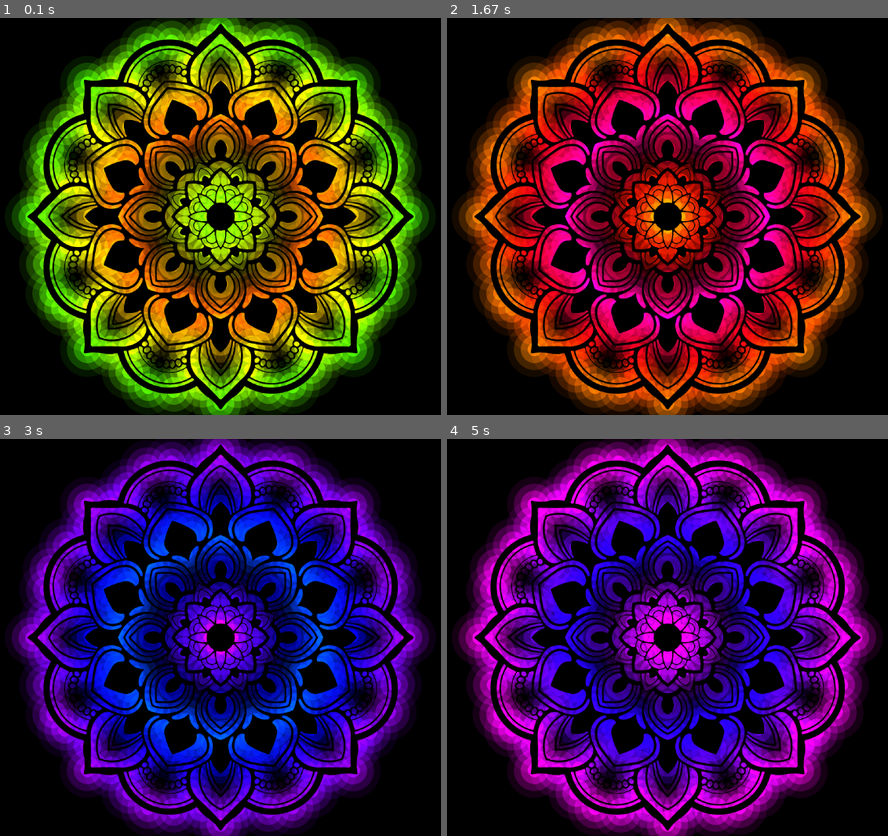
Above: before the commit, frames 1-4 (two rows, left to right).
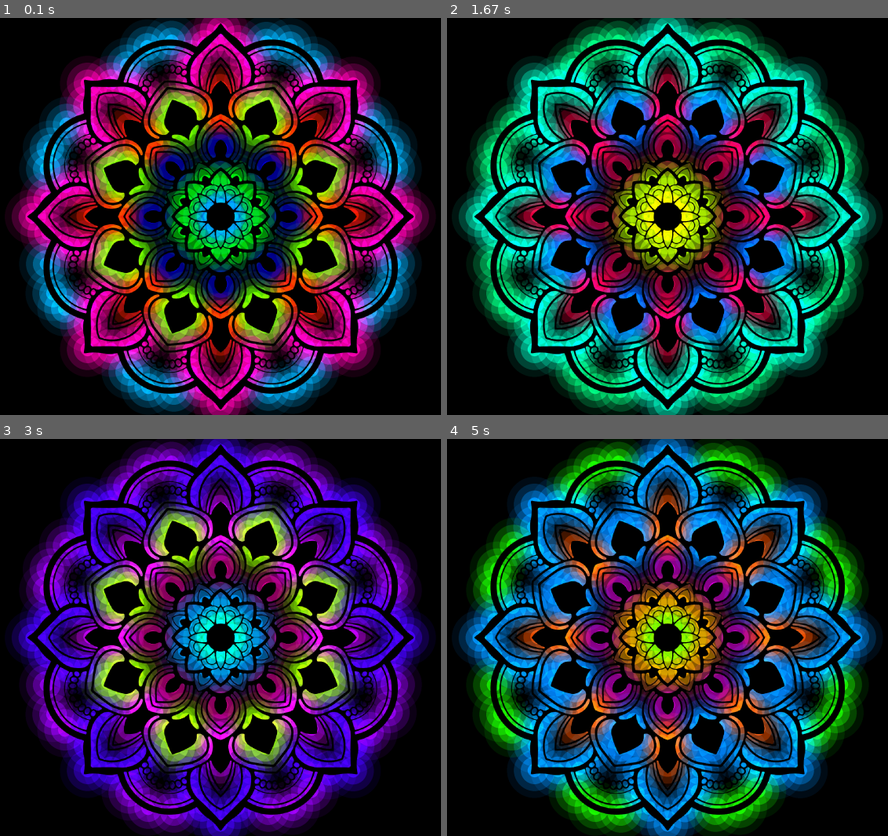
Above: after the commit, the same moments.

Repository: Tonnanto/hot-mandala
Game: pygame game, started from run.py
Two runs of this game, one before a commit and one after it. Both use one fixed random seed, a clock stepped at 60 frames per second and the inputs below.
Inputs (mouse positions are in pixels of both pictures, inside the frame that each line leads up to):
- Up to frame 1 (0.1 s): no input
- Up to frame 2 (1.67 s): no input
- Up to frame 3 (3 s): click (189, 740) at 2.88 s
- Up to frame 4 (5 s): click (645, 570) at 3.22 s; click (566, 554) at 3.55 s; click (852, 601) at 3.88 s; click (887, 629) at 4.22 s; click (817, 566) at 4.55 s; click (460, 562) at 4.88 s

The runs differ from the first frame. In frame 1, 51% of the frame differs, in the area x 2-98%, y 0-100%; in frame 2, 47%; in frame 3, 30%; in frame 4, 50%.

Commit message:
leaves mode

Diff:
--- a/controller.py
+++ b/controller.py
@@ -13,7 +13,7 @@
         while self.mode is not None:
             if (time.time() > self.last_refresh + (1 / self.mode.refresh_rate())):
                 self.last_refresh = time.time()
-                led_colors = self.mode.tick(self.mandala.leds)
+                led_colors = self.mode.tick(self.mandala)
                 self.display.show(led_colors)
                 yield
 
--- a/display.py
+++ b/display.py
@@ -1,9 +1,5 @@
 
 class Display:
-    def get_leds(self) -> list:
-        """Return a list of coord-tuples for each led."""
-        pass
-
     def show(self, colors):
         """Take a list of color values for all leds and display them."""
         pass
--- a/modes/color_mode.py
+++ b/modes/color_mode.py
@@ -7,8 +7,8 @@
         self.color = color
         super().__init__()
 
-    def tick(self, leds):
-        return list(map(lambda x: self.color, leds))
+    def tick(self, mandala):
+        return list(map(lambda x: self.color, mandala.leds))
 
     def refresh_rate(self):
         return 20
--- a/modes/leaves_mode.py
+++ b/modes/leaves_mode.py
@@ -1,11 +1,25 @@
 
+import random
+import numpy as np
 from modes.mode import Mode
+from util import rgb_from_hue
 
 
 class LeavesMode(Mode):
 
-    def __init__(self, ):
+    def __init__(self, mandala):
+        self.layer_colors = list(map(lambda x: random.random(), mandala.layers))
+        self.progress = 0
+        self.animation_speed = 0.005
         super().__init__()
 
-    def tick(self, leds):
-        return list(map(lambda x: self.color, leds))
+    def tick(self, mandala):
+        self.progress = (self.progress + self.animation_speed) % 1
+
+        colors = np.zeros((mandala.led_count, 3))
+        for index, layer in enumerate(mandala.layers):
+            layer_hue = self.layer_colors[index]
+            layer_hue = layer_hue + abs((self.progress + index / 5) % 1 - 0.5)
+            for led in layer:
+                colors[led] = rgb_from_hue(layer_hue)
+        return colors
--- a/modes/mode.py
+++ b/modes/mode.py
@@ -1,6 +1,6 @@
 
 class Mode:
-    def tick(self, leds):
+    def tick(self, mandala):
         """calculate the color values for the given leds and return them."""
         pass
 
--- a/modes/rainbow_mode.py
+++ b/modes/rainbow_mode.py
@@ -19,7 +19,7 @@
         self.inverse = False
         super().__init__()
 
-    def tick(self, leds):
+    def tick(self, mandala):
 
         if (self.inverse):
             self.hue = (self.hue - self.animation_speed) % 1
@@ -34,13 +34,13 @@
             self.range = 0.5 * self.base_range + (self.base_range * (abs(time.time() % 24 - 12) / 12))
 
         if (self.variant == 1):
-            return self.single_color(leds)
+            return self.single_color(mandala.leds)
         if (self.variant == 2):
-            return self.circular(leds)
+            return self.circular(mandala.leds)
         if (self.variant == 3):
-            return self.spiral(leds)
+            return self.spiral(mandala.leds)
         if (self.variant == 4):
-            return self.ring(leds)
+            return self.ring(mandala.leds)
 
     def single_color(self, leds):
         color = rgb_from_hue(self.hue)
--- a/run.py
+++ b/run.py
@@ -1,5 +1,6 @@
 
 from modes.color_mode import ColorMode
+from modes.leaves_mode import LeavesMode
 from modes.rainbow_mode import RainbowMode
 from pygame_display import PygameDisplay
 from controller import Controller
@@ -18,7 +19,8 @@
 controller = Controller(display, mandala)
 
 # mode = ColorMode((0, 0, 255))
-mode = RainbowMode(4)
+mode = LeavesMode(mandala)
+# mode = RainbowMode(3)
 
 controller.start()
 controller.set_mode(mode)
